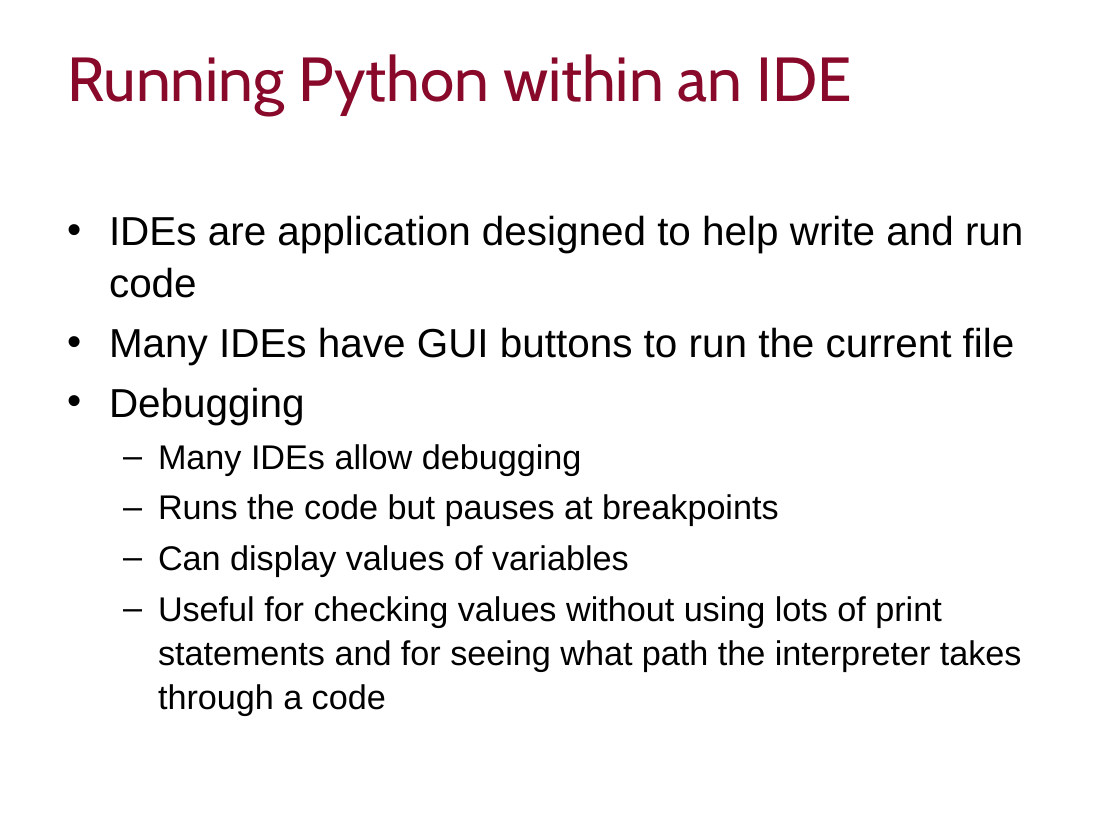
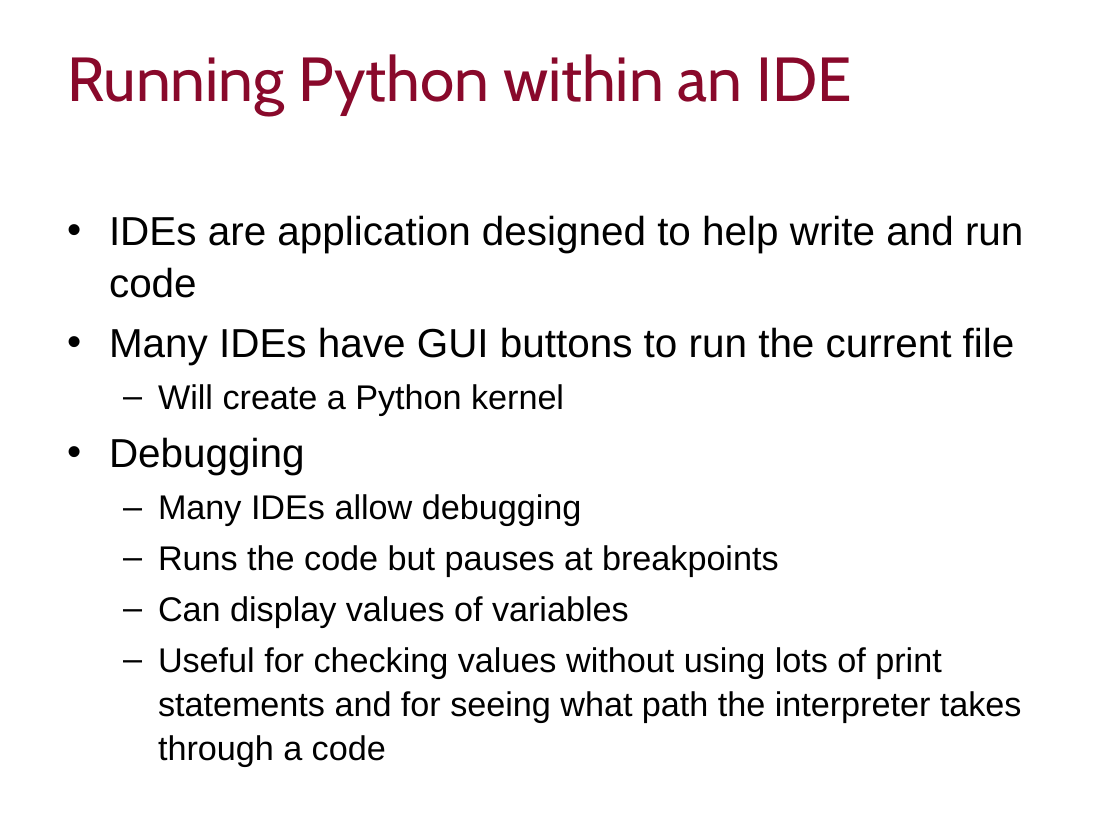
Before and after one commit to ImperialCollegeLondon/RCDS-managing-and-running-python-effectively, a slide deck: slide 23 of Managing and Running Python Effectively.pptx. Drawn at 1120x840 pixels with LibreOffice and Linux fonts; fonts in the diff are those of the drawing; background and template pictures are left out. Boxes give left, top, right and bottom in pixels: in the first picture for what was removed or moved away, otherwise in the second. Text is boxed around its words. In the diff, an @@ line names an element or a change of style, - is before the commit and + after.

```diff
--- a/Managing and Running Python Effectively.pptx
+++ b/Managing and Running Python Effectively.pptx
@@ text at box(158, 384, 564, 415): paragraph added @@
+  – Will create a Python kernel
```
Also in this commit, not shown: 2 slides added, 2 other files.
